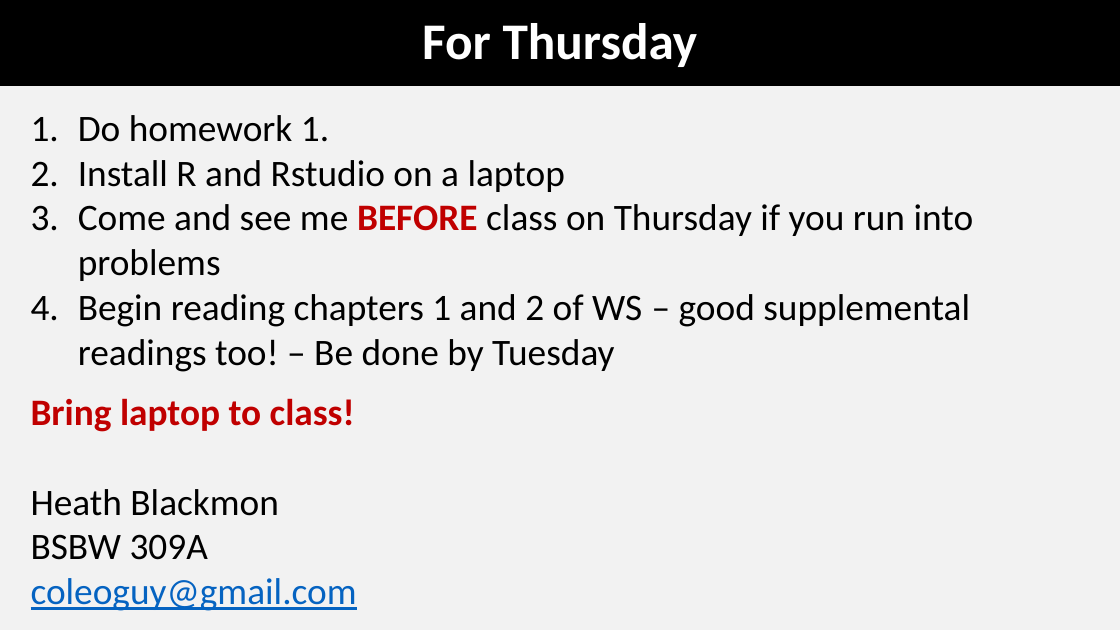
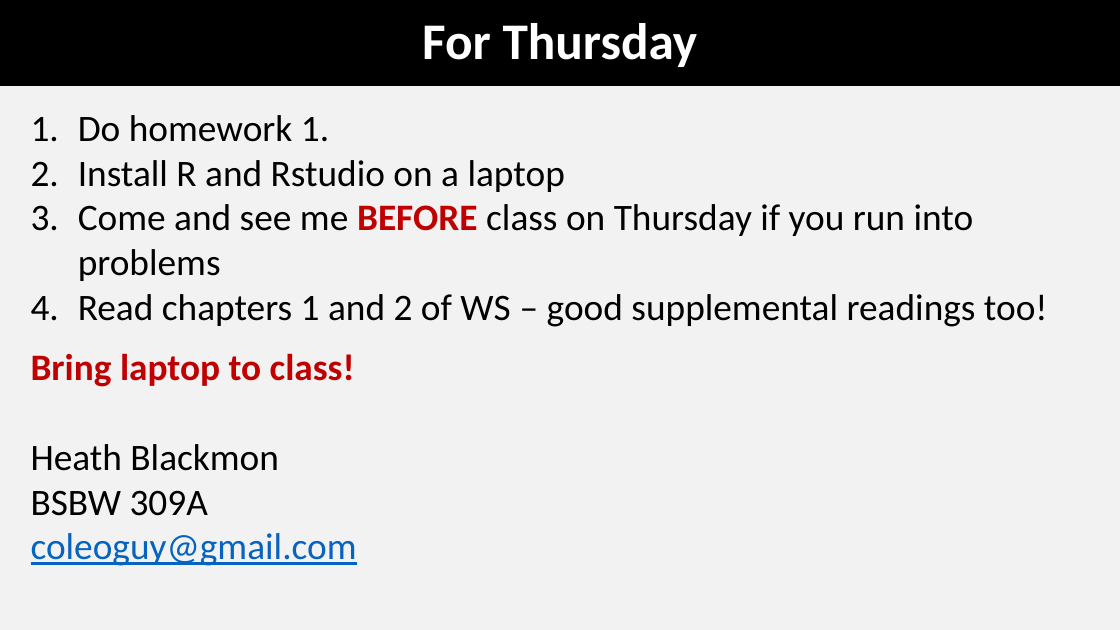
Before and after one commit to coleoguy/coleoguy.github.io, a slide deck: slide 18 of teaching/expdes/lec1.pptx. Drawn at 1120x630 pixels with LibreOffice and Linux fonts; fonts in the diff are those of the drawing. Boxes give left, top, right and bottom in pixels: in the first picture for what was removed or moved away, otherwise in the second. Text is boxed around its words. In the diff, an @@ line names an element or a change of style, - is before the commit and + after.

Commit message:
update lecture

```diff
--- a/teaching/expdes/lec1.pptx
+++ b/teaching/expdes/lec1.pptx
@@ text at (78, 294, 1048, 327): text changed @@
-4. Begin reading chapters 1 and 2 of WS – good supplemental readings too! – Be done by Tuesday
+4. Read chapters 1 and 2 of WS – good supplemental readings too!
```
Also in this commit, not shown: 1 other file.
